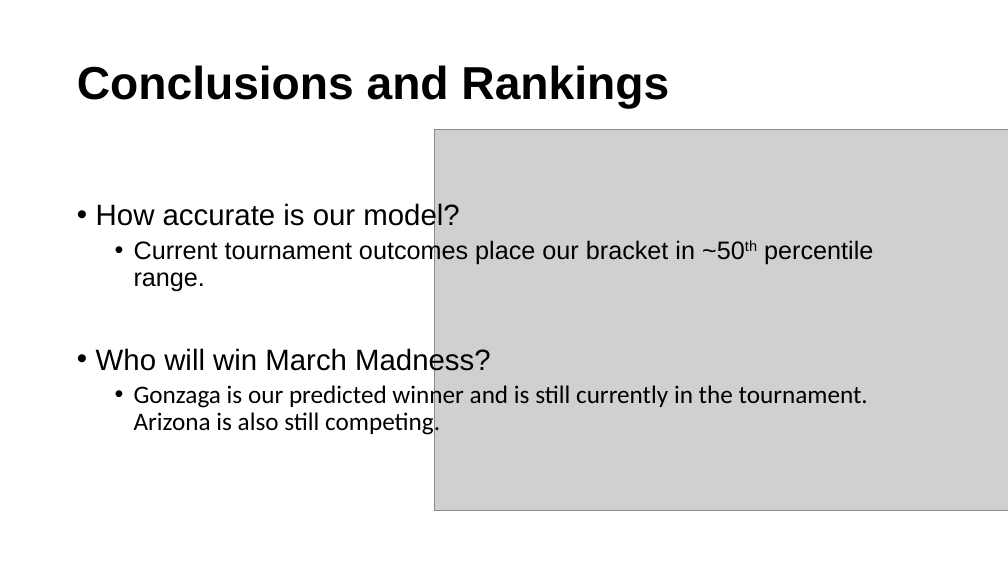
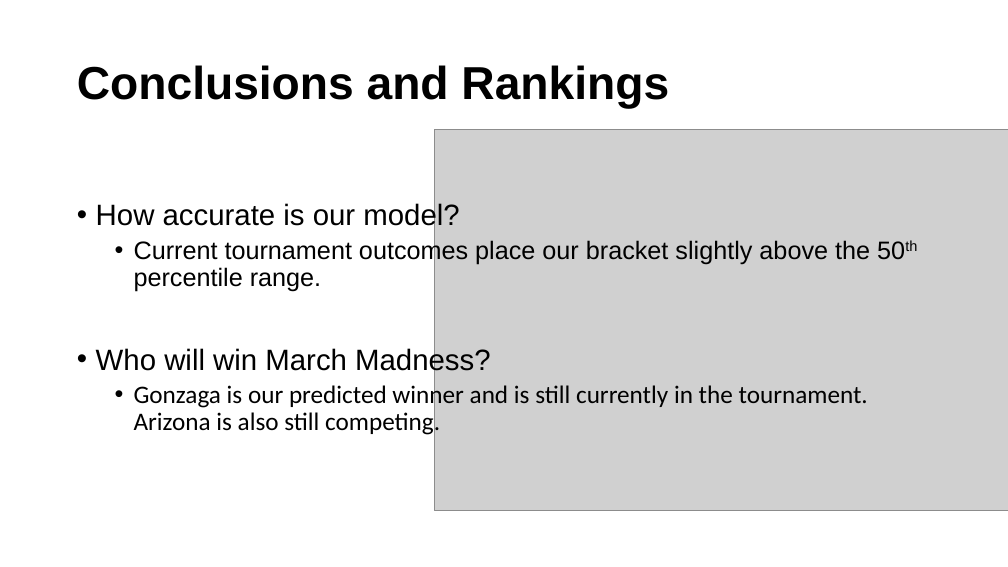
Before and after one commit to afifmazhar/ncaa_rankings, a slide deck: slide 5 of Visual/draft_presentation.pptx. Drawn at 1008x567 pixels with LibreOffice and Linux fonts; fonts in the diff are those of the drawing; grey boxes stand for pictures. Boxes give left, top, right and bottom in pixels: in the first picture for what was removed or moved away, otherwise in the second. Text is boxed around its words. In the diff, an @@ line names an element or a change of style, - is before the commit and + after.

```diff
--- a/Visual/draft_presentation.pptx
+++ b/Visual/draft_presentation.pptx
@@ text at box(134, 238, 870, 292): text changed @@
-  • Current tournament outcomes place our bracket in ~50th percentile range.
+  • Current tournament outcomes place our bracket slightly above the 50th percentile range.
```
Also in this commit, not shown: 4 other slides changed, 2 other files.
